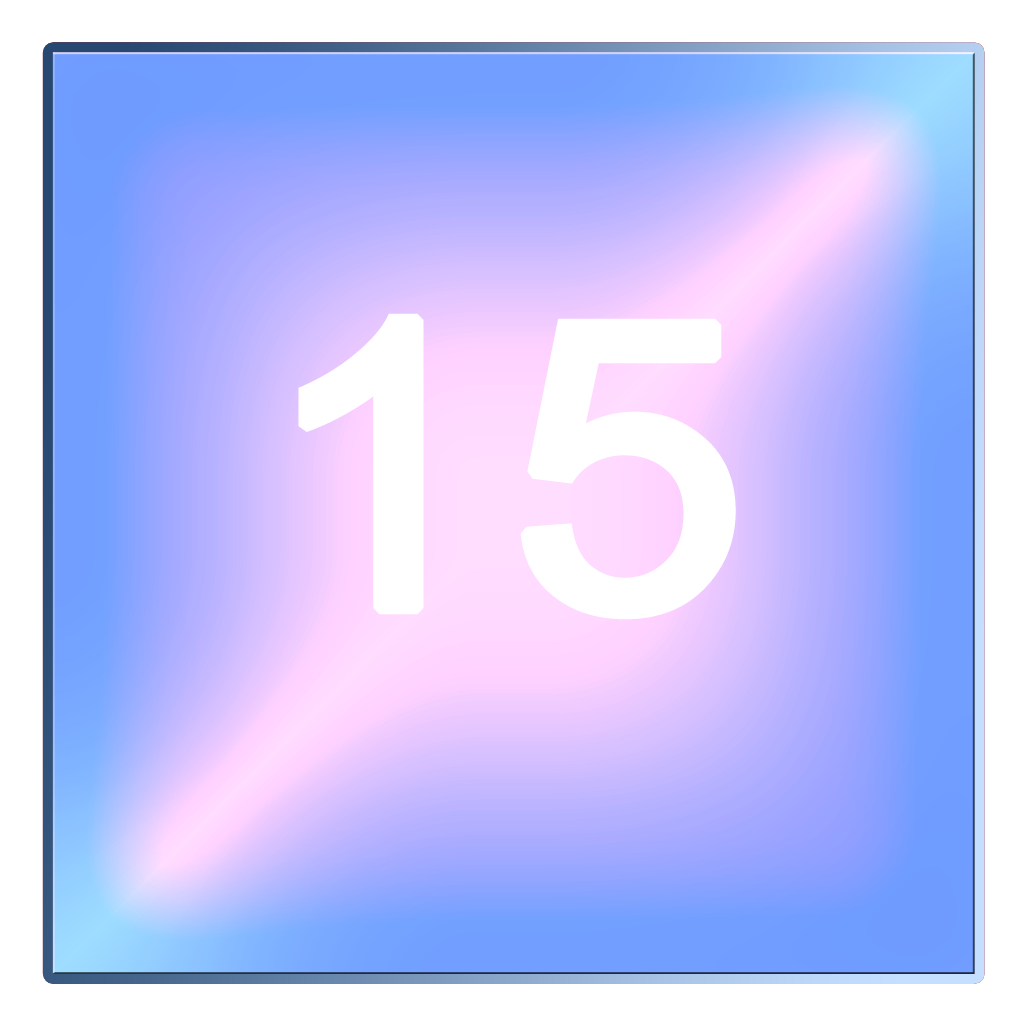
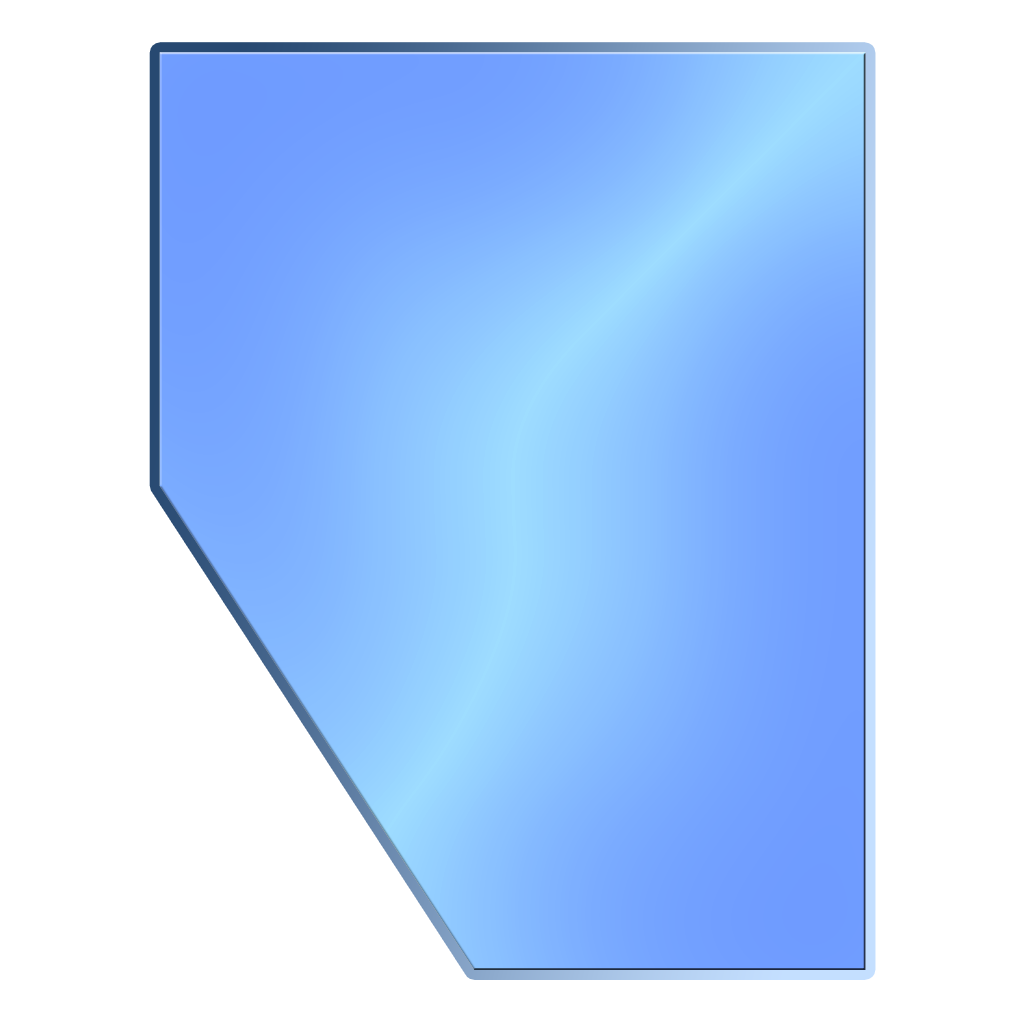
Comparing the layer stacks of the two 1024px x 1024px images. Changes:
removed layer "15" over [left=298, top=313, right=736, bottom=620]
removed layer "Shape 2 copy" (was overlay) over [left=52, top=52, right=975, bottom=974]
removed layer "Shape 2" (was luminosity) over [left=52, top=52, right=975, bottom=974]
added layer "Shape 5 copy 4" (overlay) above "Shape 5 copy 3" over [left=159, top=52, right=866, bottom=970]
added layer "Shape 5" above "Layer 0" over [left=159, top=52, right=866, bottom=970]
hid "Layer 0" over [left=52, top=52, right=976, bottom=976]
